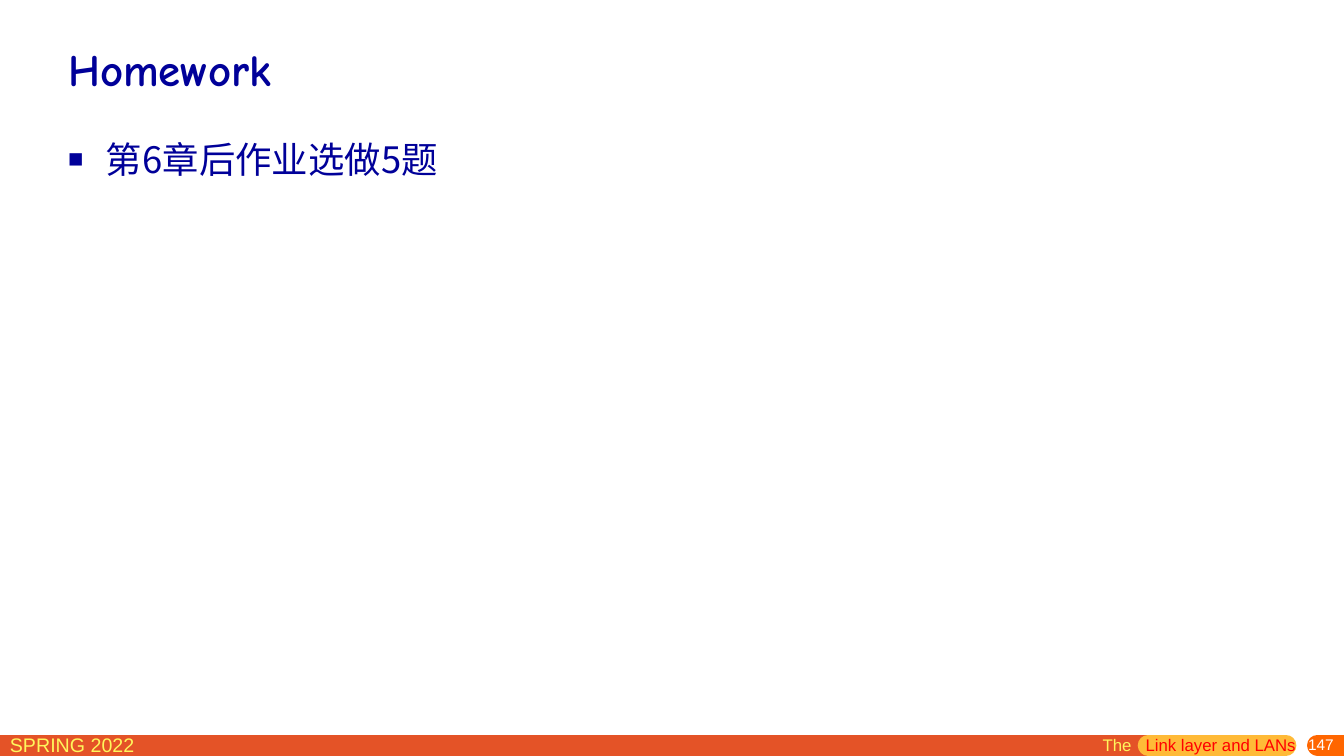
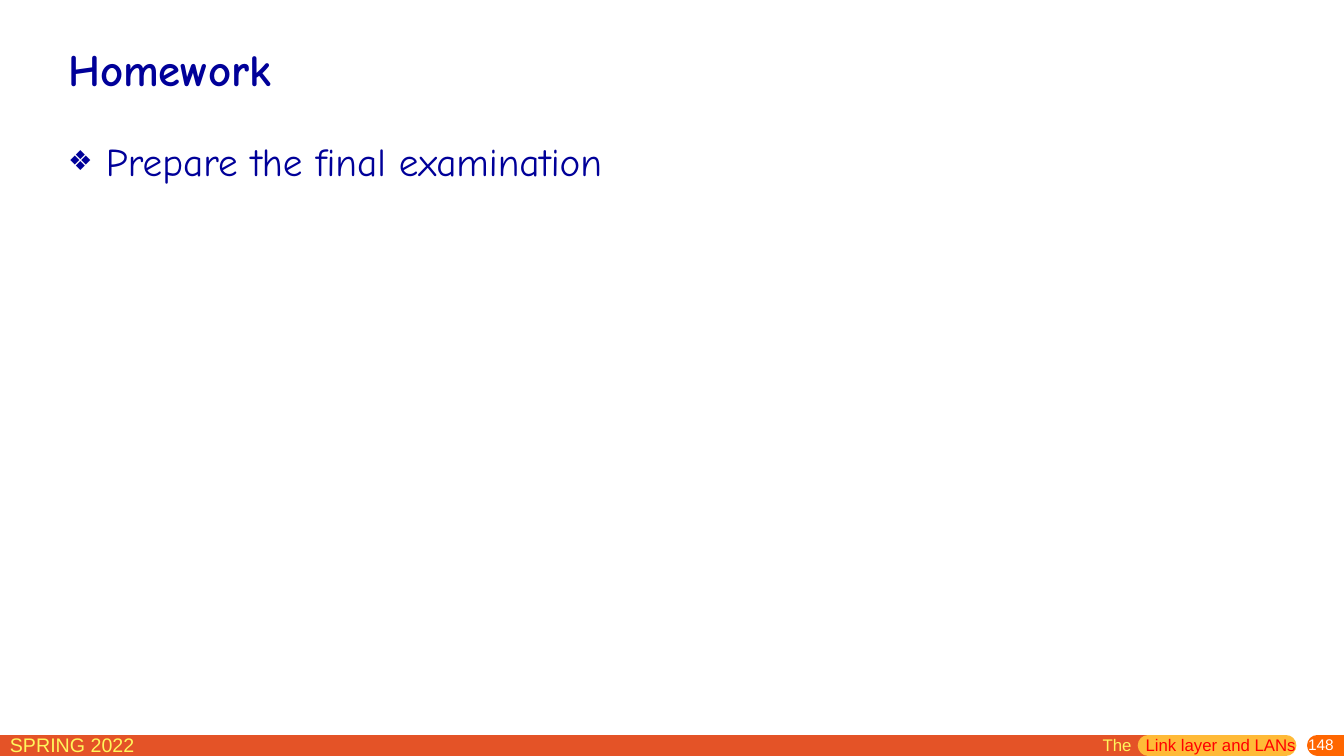
Before and after one commit to network-whu/slides, a slide deck: slide 148 of pptx/chapter6.pptx (slide 147 before the commit). Drawn at 1344x756 pixels with LibreOffice and Linux fonts; fonts in the diff are those of the drawing. Boxes give left, top, right and bottom in pixels: in the first picture for what was removed or moved away, otherwise in the second. Text is boxed around its words. In the diff, an @@ line names an element or a change of style, - is before the commit and + after.

```diff
--- a/pptx/chapter6.pptx
+++ b/pptx/chapter6.pptx
@@ text at bbox=[106, 149, 602, 184]: text changed; size 26 to 28 pt; font Noto Sans CJK SC to Comic Neue @@
-■ 第6章后作业选做5题
+❖ Prepare the final examination
@@ page number at bbox=[1308, 737, 1334, 753]: text changed @@
-147
+148
```
Also in this commit, not shown: 16 other slides changed, 1 slide added.
